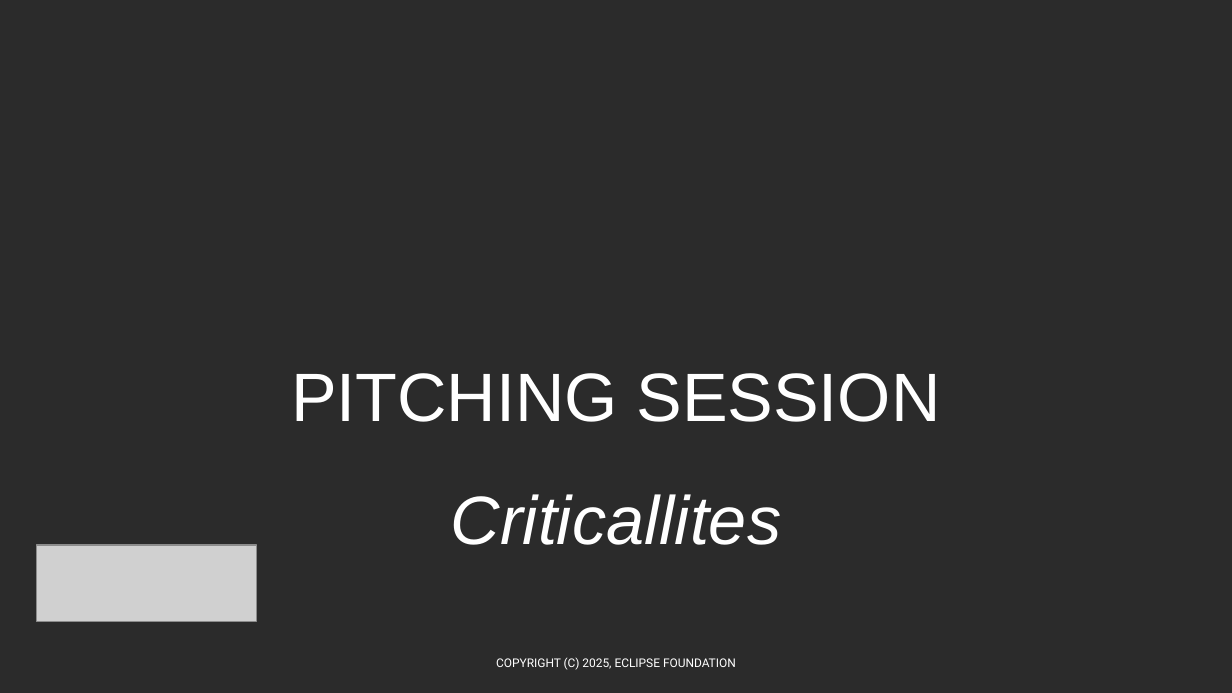
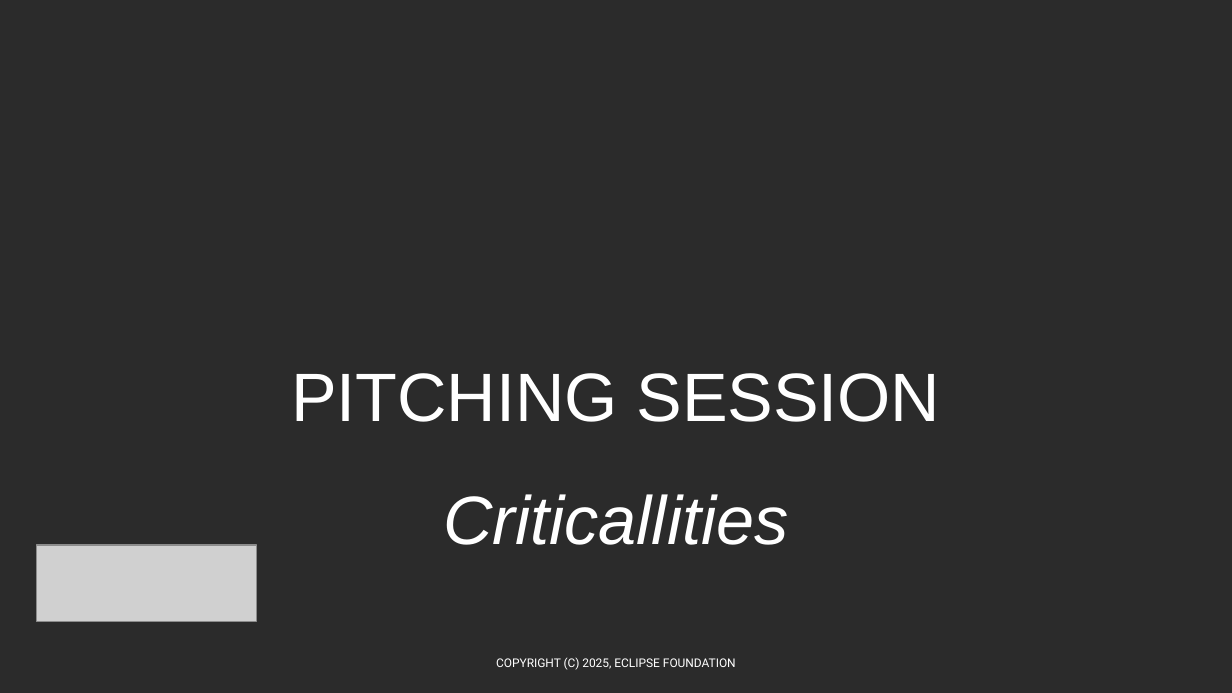
Before and after one commit to Eclipse-SDV-Hackathon-Chapter-Three/criticallites, a slide deck: slide 2 of SDV Hackathon 2025 - Pitching Slides Template.pptx. Drawn at 1232x693 pixels with LibreOffice and Linux fonts; fonts in the diff are those of the drawing; grey boxes stand for pictures; background and template pictures are left out; a plain dark background stands for a picture behind light text. Boxes give left, top, right and bottom in pixels: in the first picture for what was removed or moved away, otherwise in the second. Text is boxed around its words. In the diff, an @@ line names an element or a change of style, - is before the commit and + after.

```diff
--- a/SDV Hackathon 2025 - Pitching Slides Template.pptx
+++ b/SDV Hackathon 2025 - Pitching Slides Template.pptx
@@ text at bbox=[291, 373, 940, 545]: text changed @@
-PITCHING SESSION
-Criticallites
+PITCHING SESSION
+Criticallities
```
Also in this commit, not shown: 4 other slides changed, 4 slides added, 4 slides removed.
